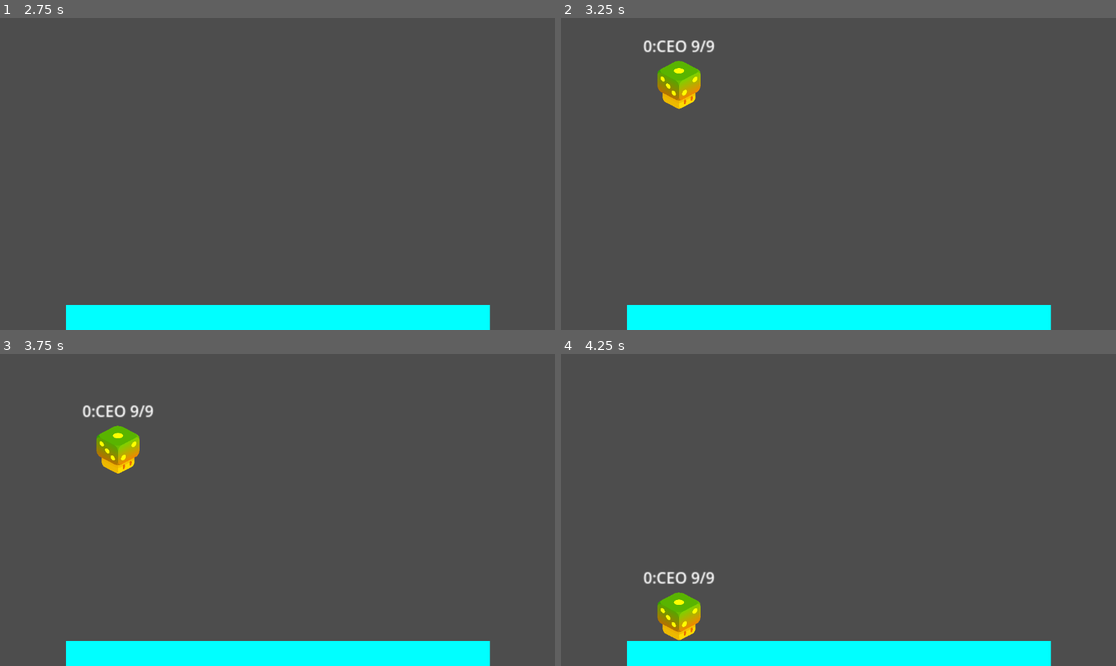
Above: before the commit, frames 1-4 (two rows, left to right).
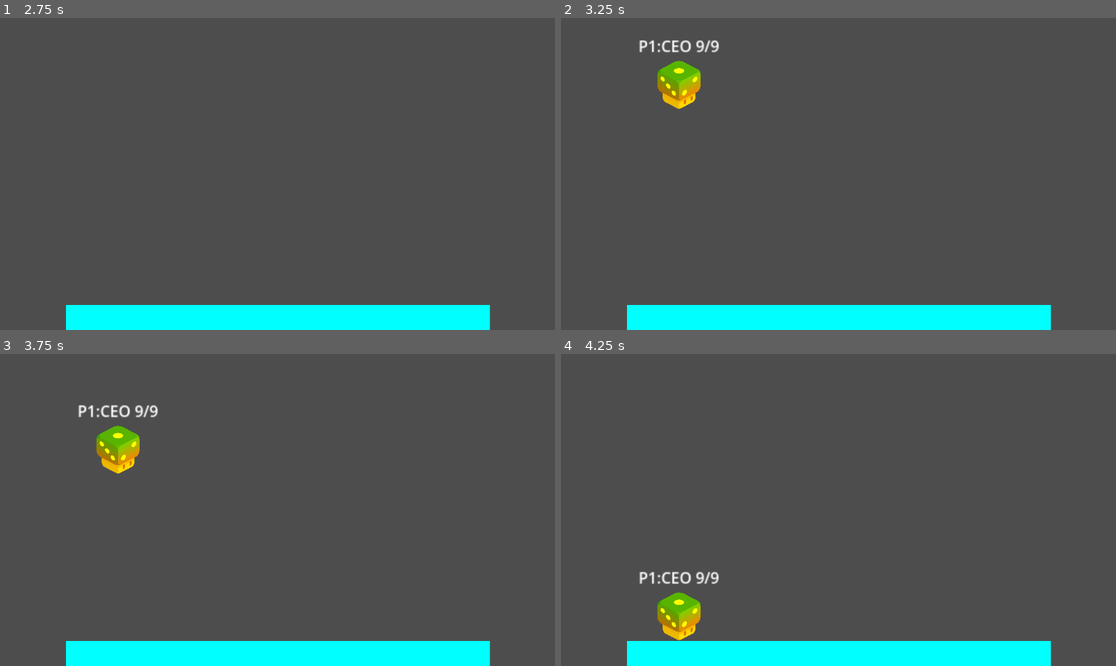
Above: after the commit, the same moments.

Repository: PlaySorbonne/projet-pixel
Game: Godot game, scene res://scenes/Menus/MenuPersistent.tscn
The game is run twice, just before and just after one commit, with the same random seed, the same clock (stepped at 60 frames per second) and the same inputs. The engine's default icon, where the game draws it, is replaced by a stand-in: a white triangle on a blue panel in a dark square.
Inputs:
- Up to frame 1 (2.75 s): click "Start" at 0.5 s; tap Enter (attack) at 1.25 s; hold D (right) 1.28-2 s; hold Enter (attack) 1.28-2 s; tap Space (jump) at 1.52 s; click "Play game" at 2 s
- Up to frame 2 (3.25 s): hold D (right) from 2.78 s (still down); tap Shift (special) at 2.85 s; tap Space (jump) at 3.02 s
- Up to frame 3 (3.75 s): tap Space (jump) at 3.5 s; release D (right) at 3.53 s; hold A (left) from 3.53 s (still down); hold Enter (attack) from 3.53 s (still down)
- Up to frame 4 (4.25 s): keep holding A (left); keep holding Enter (attack)

Frame 1 is identical in both runs. In frame 2, 0.4% of the frame differs, in the area x 14-29%, y 7-12%; in frame 3, 0.4%; in frame 4, 0.4%, in the area x 14-29%, y 69-74%.

Commit message:
working evolutions + respawn

Diff:
--- a/scripts/player.gd
+++ b/scripts/player.gd
@@ -45,7 +45,7 @@
 	_update_debug_text()
 
 func _update_debug_text():
-	$EvolutionLabel.text = str(current_evolution) + ":" + str(Evolutions.keys()[current_evolution]) + " " + str(hitpoints) + "/" + str(max_hitpoints)
+	$EvolutionLabel.text = "P" + str(character_id) + ":" + str(Evolutions.keys()[current_evolution]) + " " + str(hitpoints) + "/" + str(max_hitpoints)
 
 func set_control_device(device: int):
 	control_device = device
--- a/scripts/world.gd
+++ b/scripts/world.gd
@@ -13,11 +13,14 @@
 	var player_number = 0
 	for player : PlayerCharacter in GameInfos.players:
 		add_child(player)
-		player.fighter_died.connect(on_player_death)
+		connect_fighter_to_world(player)
 		player_spawns[player.character_id] = spawn_locations[player_number].position
 		player.spawn(player_spawns[player.character_id])
 		player_number += 1
 
+func connect_fighter_to_world(body : PlayerCharacter):
+	body.fighter_died.connect(on_player_death)
+	body.player_evolved.connect(connect_fighter_to_world)
 
 func _process(_delta):
 	if Input.is_action_just_pressed("ui_cancel"):
